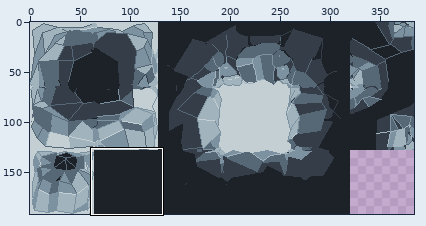
Two states of a sprite sheet, AstroMiner/Content/img/solid-rock-tileset.png. Above: a wide view before the commit, with the close-up outlined.
Close-up. Before the commit:
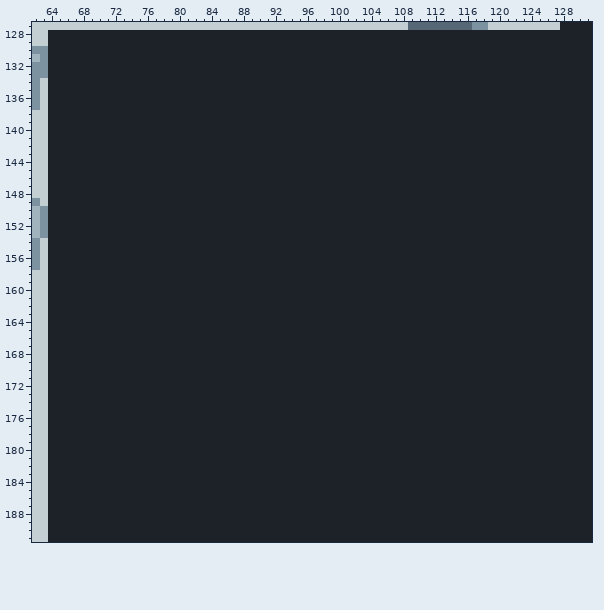
The file is 384x192 pixels. Shown: x 62..131, y 127..191. The commit also changed other parts of the picture, which this record leaves out.
And afterwards:
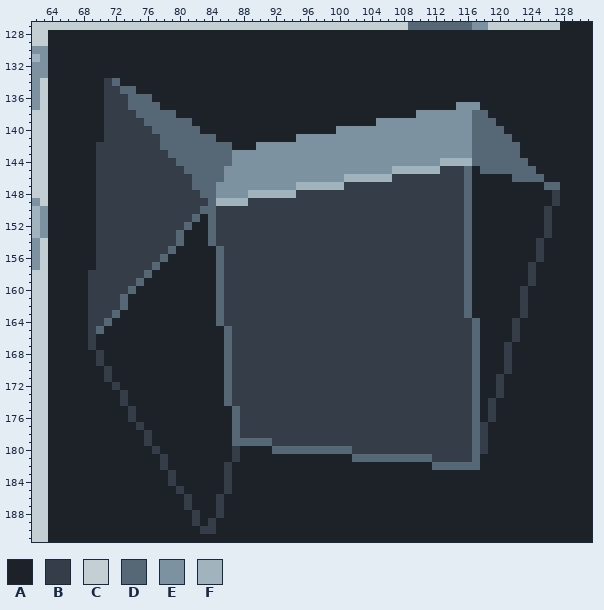
Palette (. is transparent): A #1d2229  B #343d48  C #c4cfd4  D #566776  E #7c92a1  F #a1b3bc
From old to new:
Changed rows in their new state; - is an unchanged pixel.
first column x 69:
134 --BD-------------------------------------------------------
135 --BBDD-----------------------------------------------------
136 --BBBDDD---------------------------------------------------
137 --BBBDDDD-------------------------------------EEE----------
138 --BBBBDDDDD------------------------------EEEEEEEDD---------
139 --BBBBBDDDDDD-----------------------EEEEEEEEEEEEDDD--------
140 --BBBBBBDDDDDD-----------------EEEEEEEEEEEEEEEEEDDDD-------
141 --BBBBBBBDDDDDDD----------EEEEEEEEEEEEEEEEEEEEEEDDDDD------
142 -BBBBBBBBDDDDDDDDD---EEEEEEEEEEEEEEEEEEEEEEEEEEEDDDDDD-----
143 -BBBBBBBBBDDDDDDDDEEEEEEEEEEEEEEEEEEEEEEEEEEEEEEDDDDDD-----
144 -BBBBBBBBBBDDDDDDDEEEEEEEEEEEEEEEEEEEEEEEEEEFFFFDDDDDDD----
145 -BBBBBBBBBBBDDDDDEEEEEEEEEEEEEEEEEEEEEFFFFFFBBBD-DDDDDDD---
146 -BBBBBBBBBBBBDDDDEEEEEEEEEEEEEEEFFFFFFBBBBBBBBBD-----DDDD--
147 -BBBBBBBBBBBBDDDEEEEEEEEEEFFFFFFBBBBBBBBBBBBBBBD---------DD
148 -BBBBBBBBBBBBBDDEEEEFFFFFFBBBBBBBBBBBBBBBBBBBBBD----------B
149 -BBBBBBBBBBBBBBDFFFFBBBBBBBBBBBBBBBBBBBBBBBBBBBD----------B
150 -BBBBBBBBBBBBBDDBBBBBBBBBBBBBBBBBBBBBBBBBBBBBBBD---------B-
151 -BBBBBBBBBBBBD-DBBBBBBBBBBBBBBBBBBBBBBBBBBBBBBBD---------B-
152 -BBBBBBBBBBBD--DBBBBBBBBBBBBBBBBBBBBBBBBBBBBBBBD---------B-
153 -BBBBBBBBBBD---DBBBBBBBBBBBBBBBBBBBBBBBBBBBBBBBD---------B-
154 -BBBBBBBBBBD---DBBBBBBBBBBBBBBBBBBBBBBBBBBBBBBBD--------B--
155 -BBBBBBBBBD-----DBBBBBBBBBBBBBBBBBBBBBBBBBBBBBBD--------B--
156 -BBBBBBBBD------DBBBBBBBBBBBBBBBBBBBBBBBBBBBBBBD--------B--
157 -BBBBBBBD-------DBBBBBBBBBBBBBBBBBBBBBBBBBBBBBBD-------B---
158 BBBBBBBD--------DBBBBBBBBBBBBBBBBBBBBBBBBBBBBBBD-------B---
159 BBBBBBD---------DBBBBBBBBBBBBBBBBBBBBBBBBBBBBBBD-------B---
160 BBBBBD----------DBBBBBBBBBBBBBBBBBBBBBBBBBBBBBBD------B----
161 BBBBD-----------DBBBBBBBBBBBBBBBBBBBBBBBBBBBBBBD------B----
162 BBBBD-----------DBBBBBBBBBBBBBBBBBBBBBBBBBBBBBBD------B----
163 BBBD------------DBBBBBBBBBBBBBBBBBBBBBBBBBBBBBBD------B----
164 BBD-------------DBBBBBBBBBBBBBBBBBBBBBBBBBBBBBBBD----B-----
165 BD---------------DBBBBBBBBBBBBBBBBBBBBBBBBBBBBBBD----B-----
166 B----------------DBBBBBBBBBBBBBBBBBBBBBBBBBBBBBBD----B-----
167 B----------------DBBBBBBBBBBBBBBBBBBBBBBBBBBBBBBD---B------
168 -B---------------DBBBBBBBBBBBBBBBBBBBBBBBBBBBBBBD---B------
169 -B---------------DBBBBBBBBBBBBBBBBBBBBBBBBBBBBBBD---B------
170 --B--------------DBBBBBBBBBBBBBBBBBBBBBBBBBBBBBBD---B------
171 --B--------------DBBBBBBBBBBBBBBBBBBBBBBBBBBBBBBD--B-------
172 ---B-------------DBBBBBBBBBBBBBBBBBBBBBBBBBBBBBBD--B-------
173 ----B------------DBBBBBBBBBBBBBBBBBBBBBBBBBBBBBBD--B-------
174 ----B------------DBBBBBBBBBBBBBBBBBBBBBBBBBBBBBBD-B--------
175 -----B------------DBBBBBBBBBBBBBBBBBBBBBBBBBBBBBD-B--------
176 -----B------------DBBBBBBBBBBBBBBBBBBBBBBBBBBBBBD-B--------
177 ------B-----------DBBBBBBBBBBBBBBBBBBBBBBBBBBBBBDB---------
178 -------B----------DBBBBBBBBBBBBBBBBBBBBBBBBBBBBBDB---------
179 -------B----------DDDDDBBBBBBBBBBBBBBBBBBBBBBBBBDB---------
180 --------B---------B----DDDDDDDDDDBBBBBBBBBBBBBBBDB---------
181 ---------B--------B--------------DDDDDDDDDDBBBBBD----------
182 ---------B-------B-------------------------DDDDDD----------
183 ----------B------B-----------------------------------------
184 ----------B------B-----------------------------------------
185 -----------B-----B-----------------------------------------
186 ------------B---B------------------------------------------
187 ------------B---B------------------------------------------
188 -------------B--B------------------------------------------
189 -------------B-B-------------------------------------------
190 --------------BB-------------------------------------------
